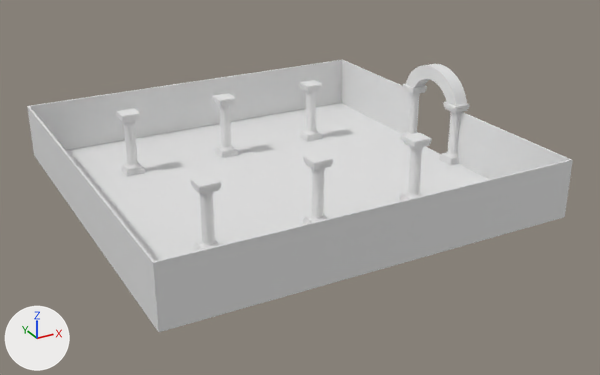
The FBX model Orginal/Data/Mesh/FieldTerrain/FieldTerrain.fbx as it was, and as the next commit left it.
Before and after are seen from a camera (50 mm lens) standing at (-116.0, -226.0, 110.0) and looking at (9.0, 0.0, -3.0). Every picture has the same lights, and +X, +Y and +Z are marked at lower left. Where no turn or scale is listed for an object, it has been applied to the vertices. Vertices at the same position are counted once.

The first picture shows 'Gate.001', 'Pillar.001', 'Pillar.002', 'Pillar.003', 'Pillar.004', 'Pillar.005', 'Pillar.006', 'ground01', 'wall1'.
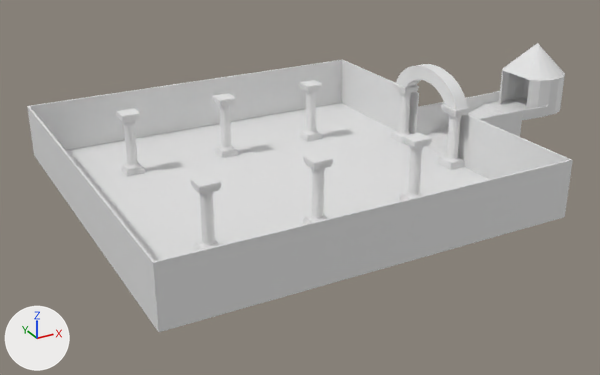
Where the newer file only moved an object's origin or applied its transform, the numbers keep the older frame.

Changed parts and their boxes [x1, y1, x2, y2] in the pictures (600 x 375 px):
'Gate.001', mesh rescaled (16% wider)
    before: [400, 64, 469, 165]
    after: [390, 64, 470, 170]
'paling', added
    after: [499, 43, 565, 115]
'stairs01.001', added
    after: [415, 95, 484, 135]
'floor', added
    after: [483, 91, 549, 120]
'stairs01', added
    after: [426, 104, 505, 156]
'stairs01.002', added
    after: [480, 110, 523, 137]

What changed in the scene script:
```text
Change me_メッシュ_011:
    where me_メッシュ_011.from_pydata(...)  # 804 vertices, 1155 faces; spans x -29.0..-22.8, y 22.5..53.1, z 0.1..31.9
    used by ob_gate_001; location = (89.6, -37.6, -0.2)
    me_メッシュ_011 part 1: the whole mesh is scaled about its middle by (1, 1.2, 1), then moved by (-2.5, -0.2, 0.0)
Add me_平面_003:
    me_平面_003.from_pydata(...)  # 92 vertices, 91 faces; spans x 100.8..121.3, y -11.4..11.4, z 9.6..34.4
    me_平面_003.materials.append(mat_wall_004)  # its picture is missing
Add me_平面_001:
    me_平面_001.from_pydata(...)  # 180 vertices, 118 faces; spans x 64.3..95.9, y -10.7..10.7, z 0.0..9.6
    me_平面_001.materials.append(mat_wall_003)  # its picture is missing
Add me_平面_004:
    me_平面_004.from_pydata(...)  # 39 vertices, 32 faces; spans x 95.9..121.3, y -11.9..11.8, z 9.6..13.5
    me_平面_004.materials.append(mat_wall_004)  # its picture is missing
Add me_平面_006:
    me_平面_006.from_pydata(...)  # 120 vertices, 118 faces; spans x 64.3..95.9, y 10.6..11.0, z 0.0..13.5
    me_平面_006.materials.append(mat_pillar_005)  # its picture is missing
Add me_平面_005:
    me_平面_005.from_pydata(...)  # 120 vertices, 118 faces; spans x 64.3..95.9, y -11.0..-10.6, z 0.0..13.5
    me_平面_005.materials.append(mat_pillar_002)  # its picture is missing
Add ob_paling:
    ob_paling = bpy.data.objects.new('paling', me_平面_003)
    ob_paling.location = (0.0, 0.0, 0.0)
Add ob_stairs01:
    ob_stairs01 = bpy.data.objects.new('stairs01', me_平面_001)
    ob_stairs01.location = (0.0, 0.0, 0.0)
Add ob_floor:
    ob_floor = bpy.data.objects.new('floor', me_平面_004)
    ob_floor.location = (0.0, 0.0, 0.0)
Add ob_stairs01_001:
    ob_stairs01_001 = bpy.data.objects.new('stairs01.001', me_平面_006)
    ob_stairs01_001.location = (0.0, 0.0, 0.0)
Add ob_stairs01_002:
    ob_stairs01_002 = bpy.data.objects.new('stairs01.002', me_平面_005)
    ob_stairs01_002.location = (0.0, 0.0, 0.0)
```
